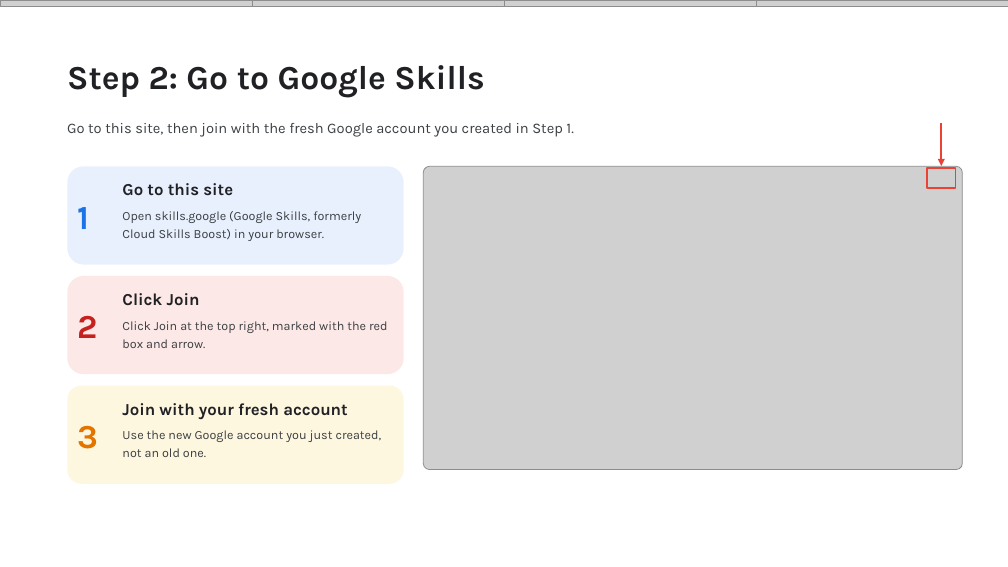
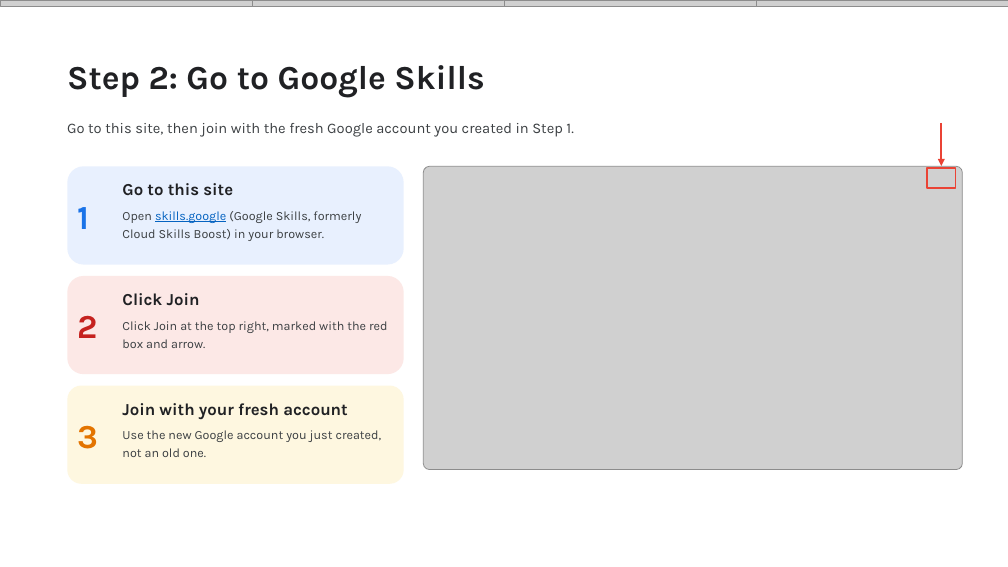
Before and after one commit to Viverun/Realism_Grade, a slide deck: slide 3 of Skill_Boost_Registration_Guide.pptx. Drawn at 1008x567 pixels with LibreOffice and Linux fonts; fonts in the diff are those of the drawing; grey boxes stand for pictures. Boxes give left, top, right and bottom in pixels: in the first picture for what was removed or moved away, otherwise in the second. Text is boxed around its words. In the diff, an @@ line names an element or a change of style, - is before the commit and + after.

```diff
--- a/Skill_Boost_Registration_Guide.pptx
+++ b/Skill_Boost_Registration_Guide.pptx
@@ text "Open skills.google (Google Skills, formerly ..." at box(122, 211, 361, 241): text colour #3C4043 to #0563C1, underline on in "skills.google" @@
```
Also in this commit, not shown: 1 other slide changed.
